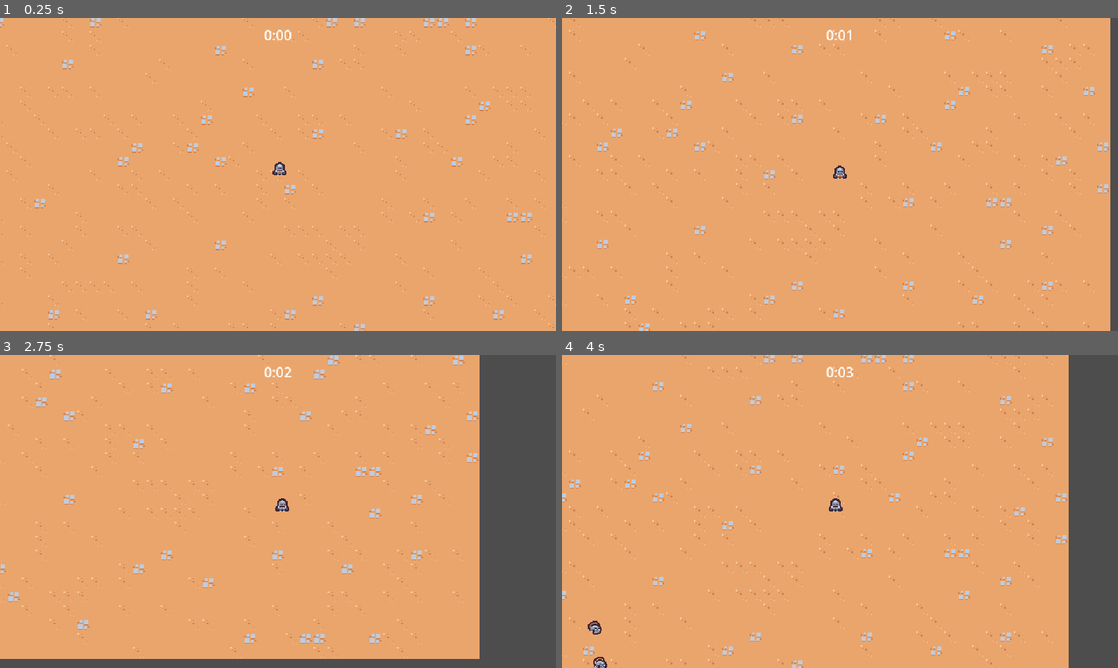
Above: before the commit, frames 1-4 (two rows, left to right).
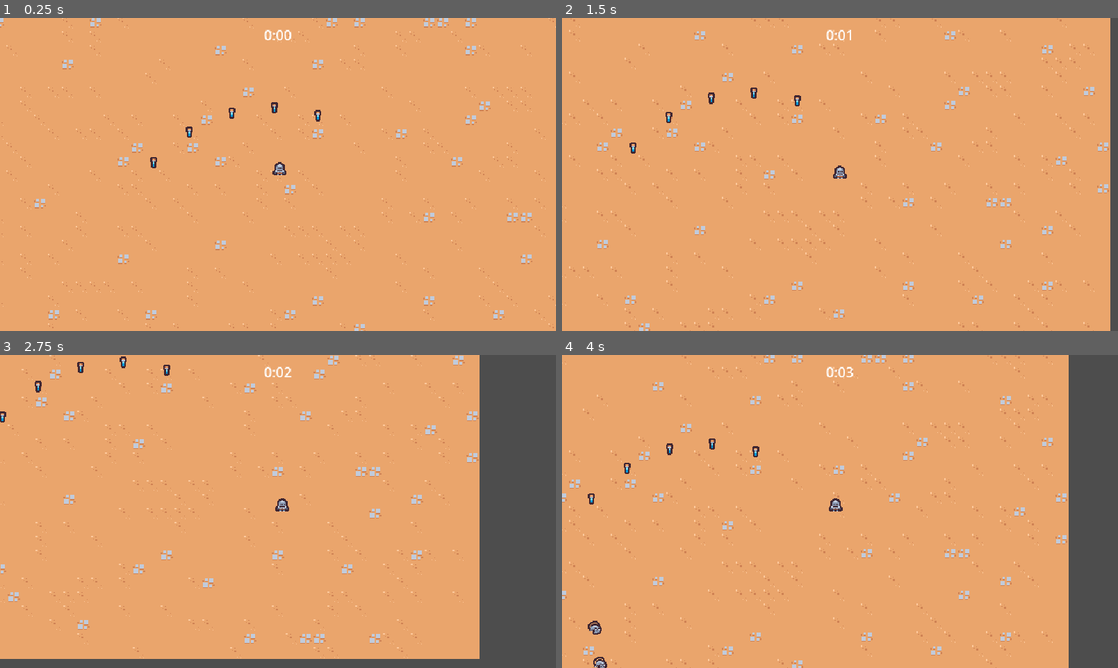
Above: after the commit, the same moments.

Repository: exglegaming/survivors-course
Game: Godot game, scene res://scenes/main/main.tscn
Two runs of this game, one before a commit and one after it. Both use one fixed random seed, a clock stepped at 60 frames per second and the inputs below.
Inputs:
- Up to frame 1 (0.25 s): no input
- Up to frame 2 (1.5 s): hold D (move_right) 0.53-1.28 s; hold S (move_down) from 1.28 s (still down)
- Up to frame 3 (2.75 s): release S (move_down) at 2.03 s; hold D (move_right) from 2.03 s (still down)
- Up to frame 4 (4 s): release D (move_right) at 2.78 s; hold W (move_up) 2.78-3.53 s; hold A (move_left) from 3.53 s (still down)

The runs differ from the first frame. In frame 1, 0.2% of the frame differs, in the area x 27-58%, y 26-48%; in frame 2, 0.2%; in frame 3, 0.2%, in the area x 0-31%, y 0-22%; in frame 4, 0.2%.

Commit message:
experience drops

Diff:
--- a/project.godot
+++ b/project.godot
@@ -70,6 +70,7 @@
 2d_physics/layer_2="Player"
 2d_physics/layer_3="Enemy"
 2d_physics/layer_4="EnemyCollision"
+2d_physics/layer_5="PlayerPickup"
 
 [physics]
 
--- a/scenes/basic_enemy/basic_enemy.tscn
+++ b/scenes/game_object/basic_enemy/basic_enemy.tscn
@@ -1,7 +1,7 @@
 [gd_scene format=3 uid="uid://xwqfmvgmx3ol"]
 
 [ext_resource type="Texture2D" uid="uid://ci5tfng20wi8q" path="res://assets/enemy/basic_enemy.png" id="1_fng3e"]
-[ext_resource type="Script" uid="uid://bi43akt176btc" path="res://scripts/basic_enemy/basic_enemy.gd" id="1_gxg7h"]
+[ext_resource type="Script" uid="uid://bi43akt176btc" path="res://scripts/game_object/basic_enemy/basic_enemy.gd" id="1_gxg7h"]
 
 [sub_resource type="CircleShape2D" id="CircleShape2D_gxg7h"]
 radius = 12.0
--- /dev/null
+++ b/scenes/game_object/experience_vial/experience_vial.tscn
@@ -0,0 +1,20 @@
+[gd_scene format=3 uid="uid://c5b6bhoom1abt"]
+
+[ext_resource type="Script" uid="uid://mta0de3gmp5c" path="res://scripts/game_object/experience_vial/experience_vial.gd" id="1_jmuu1"]
+[ext_resource type="Texture2D" uid="uid://brjc522obf74x" path="res://assets/experience/experience_vial.png" id="1_krkhv"]
+
+[sub_resource type="CircleShape2D" id="CircleShape2D_krkhv"]
+radius = 16.0
+
+[node name="ExperienceVial" type="Node2D" unique_id=1696525117]
+script = ExtResource("1_jmuu1")
+
+[node name="Area2D" type="Area2D" parent="." unique_id=1160055516]
+collision_layer = 0
+collision_mask = 16
+
+[node name="CollisionShape2D" type="CollisionShape2D" parent="Area2D" unique_id=263369007]
+shape = SubResource("CircleShape2D_krkhv")
+
+[node name="Sprite2D" type="Sprite2D" parent="." unique_id=958788329]
+texture = ExtResource("1_krkhv")
--- a/scenes/game_camera/game_camera.tscn
+++ b/scenes/game_object/game_camera/game_camera.tscn
@@ -1,6 +1,6 @@
 [gd_scene format=3 uid="uid://mffpdhn2qnda"]
 
-[ext_resource type="Script" uid="uid://dpvlwd3lg2geo" path="res://scripts/game_camera/game_camera.gd" id="1_17y56"]
+[ext_resource type="Script" uid="uid://dpvlwd3lg2geo" path="res://scripts/game_object/game_camera/game_camera.gd" id="1_17y56"]
 
 [node name="GameCamera" type="Camera2D" unique_id=1627807066]
 script = ExtResource("1_17y56")
--- a/scenes/player/player.tscn
+++ b/scenes/game_object/player/player.tscn
@@ -1,8 +1,11 @@
 [gd_scene format=3 uid="uid://bwih6ucg3wo4u"]
 
 [ext_resource type="Texture2D" uid="uid://hex0g4tx6rli" path="res://assets/player/player.png" id="1_8afob"]
-[ext_resource type="Script" uid="uid://cmoqk2ixot3a3" path="res://scripts/player/player.gd" id="1_dovo2"]
+[ext_resource type="Script" uid="uid://cmoqk2ixot3a3" path="res://scripts/game_object/player/player.gd" id="1_dovo2"]
 [ext_resource type="PackedScene" uid="uid://udeijaobei6i" path="res://scenes/ability/sword_ability_controller/sword_ability_controller.tscn" id="2_gmlin"]
+
+[sub_resource type="CircleShape2D" id="CircleShape2D_s3670"]
+radius = 32.0
 
 [sub_resource type="CircleShape2D" id="CircleShape2D_8afob"]
 radius = 5.0
@@ -16,6 +19,15 @@
 
 [node name="SwordAbilityController" parent="AbilityManager" unique_id=923200658 instance=ExtResource("2_gmlin")]
 
+[node name="Area2D" type="Area2D" parent="." unique_id=1857418598]
+position = Vector2(0, -5)
+collision_layer = 16
+collision_mask = 0
+
+[node name="CollisionShape2D" type="CollisionShape2D" parent="Area2D" unique_id=1388522091]
+shape = SubResource("CircleShape2D_s3670")
+debug_color = Color(0, 0.92156863, 0, 0.07058824)
+
 [node name="Sprite2D" type="Sprite2D" parent="." unique_id=1293762126]
 position = Vector2(0, -8)
 texture = ExtResource("1_8afob")
--- a/scenes/main/main.tscn
+++ b/scenes/main/main.tscn
@@ -1,11 +1,12 @@
 [gd_scene format=4 uid="uid://dua013ovd67cr"]
 
 [ext_resource type="PackedScene" uid="uid://dqkivnxqagrvg" path="res://scenes/ui/arena_time_ui.tscn" id="1_6q06x"]
-[ext_resource type="PackedScene" uid="uid://bwih6ucg3wo4u" path="res://scenes/player/player.tscn" id="1_hyk8p"]
+[ext_resource type="PackedScene" uid="uid://bwih6ucg3wo4u" path="res://scenes/game_object/player/player.tscn" id="1_hyk8p"]
 [ext_resource type="Texture2D" uid="uid://cskquh74cuopt" path="res://assets/environment/tilemap_packed.png" id="1_iuonh"]
 [ext_resource type="PackedScene" uid="uid://dgf41m8o5fo4p" path="res://scenes/manager/enemy_manager.tscn" id="1_l3cfh"]
 [ext_resource type="PackedScene" uid="uid://bscoui22k0tpb" path="res://scenes/manager/arena_time_manager.tscn" id="2_ow5a4"]
-[ext_resource type="PackedScene" uid="uid://mffpdhn2qnda" path="res://scenes/game_camera/game_camera.tscn" id="3_k2fmo"]
+[ext_resource type="PackedScene" uid="uid://mffpdhn2qnda" path="res://scenes/game_object/game_camera/game_camera.tscn" id="3_k2fmo"]
+[ext_resource type="PackedScene" uid="uid://c5b6bhoom1abt" path="res://scenes/game_object/experience_vial/experience_vial.tscn" id="7_hujxm"]
 
 [sub_resource type="TileSetAtlasSource" id="TileSetAtlasSource_k2fmo"]
 texture = ExtResource("1_iuonh")
@@ -68,3 +69,18 @@
 
 [node name="Player" parent="." unique_id=407612415 instance=ExtResource("1_hyk8p")]
 position = Vector2(316, 168)
+
+[node name="ExperienceVial" parent="." unique_id=1696525117 instance=ExtResource("7_hujxm")]
+position = Vector2(171, 153)
+
+[node name="ExperienceVial2" parent="." unique_id=1479779846 instance=ExtResource("7_hujxm")]
+position = Vector2(212, 118)
+
+[node name="ExperienceVial3" parent="." unique_id=1708724495 instance=ExtResource("7_hujxm")]
+position = Vector2(261, 96)
+
+[node name="ExperienceVial4" parent="." unique_id=468373934 instance=ExtResource("7_hujxm")]
+position = Vector2(310, 90)
+
+[node name="ExperienceVial5" parent="." unique_id=609462218 instance=ExtResource("7_hujxm")]
+position = Vector2(360, 99)
--- a/scenes/manager/enemy_manager.tscn
+++ b/scenes/manager/enemy_manager.tscn
@@ -1,7 +1,7 @@
 [gd_scene format=3 uid="uid://dgf41m8o5fo4p"]
 
 [ext_resource type="Script" uid="uid://dj4efjv3y5i3v" path="res://scripts/manager/enemy_manager.gd" id="1_jybml"]
-[ext_resource type="PackedScene" uid="uid://xwqfmvgmx3ol" path="res://scenes/basic_enemy/basic_enemy.tscn" id="2_1w3g6"]
+[ext_resource type="PackedScene" uid="uid://xwqfmvgmx3ol" path="res://scenes/game_object/basic_enemy/basic_enemy.tscn" id="2_1w3g6"]
 
 [node name="EnemyManager" type="Node" unique_id=1911562668]
 script = ExtResource("1_jybml")
--- /dev/null
+++ b/scripts/game_object/experience_vial/experience_vial.gd
@@ -0,0 +1,12 @@
+extends Node2D
+
+
+@onready var area_2d: Area2D = $Area2D
+
+
+func _ready() -> void:
+	area_2d.area_entered.connect(_on_area_entered)
+
+
+func _on_area_entered(_area: Area2D) -> void:
+	queue_free()
Binary file added: assets/experience/experience_vial.png
Not shown, added: assets/experience/experience_vial.png.import
Renamed: scripts/basic_enemy/basic_enemy.gd -> scripts/game_object/basic_enemy/basic_enemy.gd
Renamed: scripts/basic_enemy/basic_enemy.gd.uid -> scripts/game_object/basic_enemy/basic_enemy.gd.uid
Not shown, added: scripts/game_object/experience_vial/experience_vial.gd.uid
Renamed: scripts/game_camera/game_camera.gd -> scripts/game_object/game_camera/game_camera.gd
Renamed: scripts/game_camera/game_camera.gd.uid -> scripts/game_object/game_camera/game_camera.gd.uid
Renamed: scripts/player/player.gd -> scripts/game_object/player/player.gd
Renamed: scripts/player/player.gd.uid -> scripts/game_object/player/player.gd.uid
